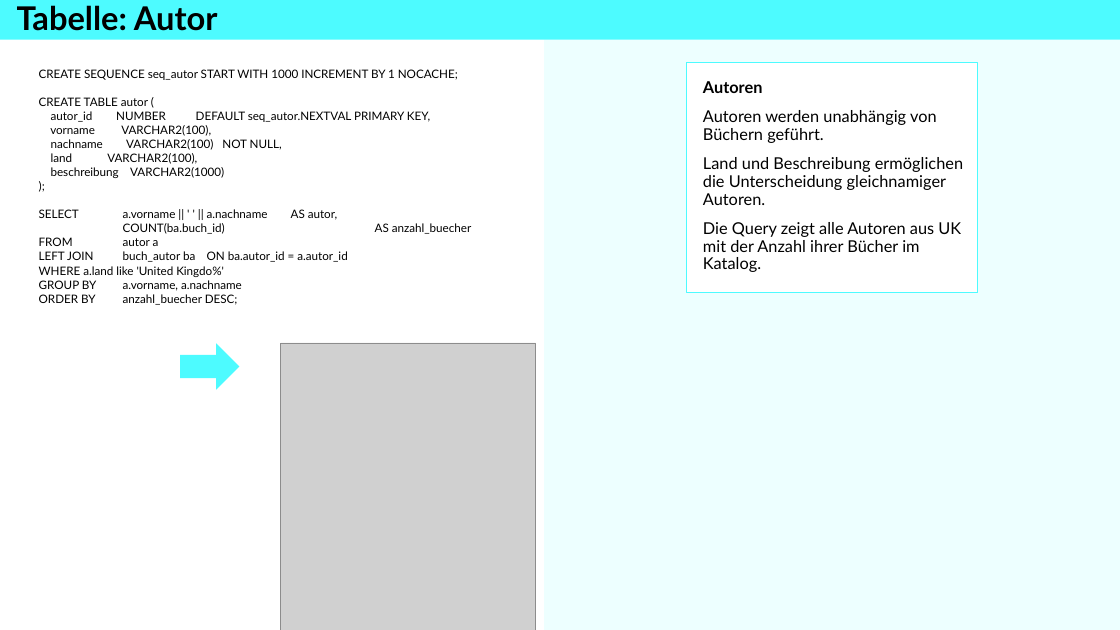
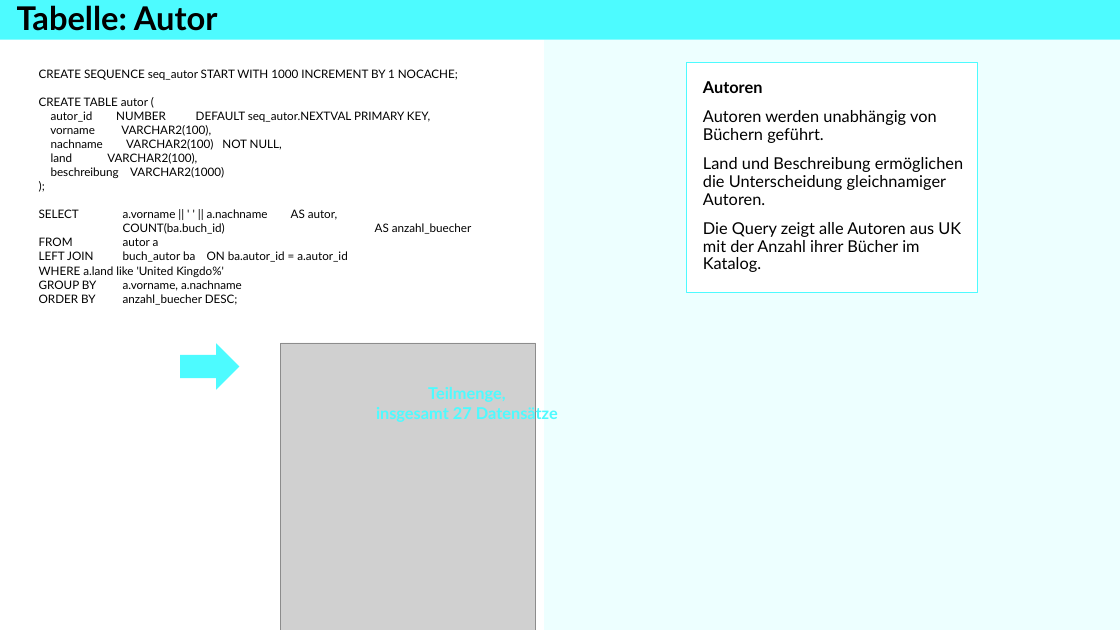
Before and after one commit to superdent/iu_datamart, a slide deck: slide 9 of dokumentation/phase2.pptx. Drawn at 1120x630 pixels with LibreOffice and Linux fonts; fonts in the diff are those of the drawing; grey boxes stand for pictures. Boxes give left, top, right and bottom in pixels: in the first picture for what was removed or moved away, otherwise in the second. Text is boxed around its words. In the diff, an @@ line names an element or a change of style, - is before the commit and + after.

```diff
--- a/dokumentation/phase2.pptx
+++ b/dokumentation/phase2.pptx
@@ text added at (376, 387, 558, 423), 14 pt, text #4DFBFF, bold @@
+Teilmenge,
+insgesamt 27 Datensätze
```
Also in this commit, not shown: 16 other slides changed, 3 slides added, 1 slide removed, 6 other files.
